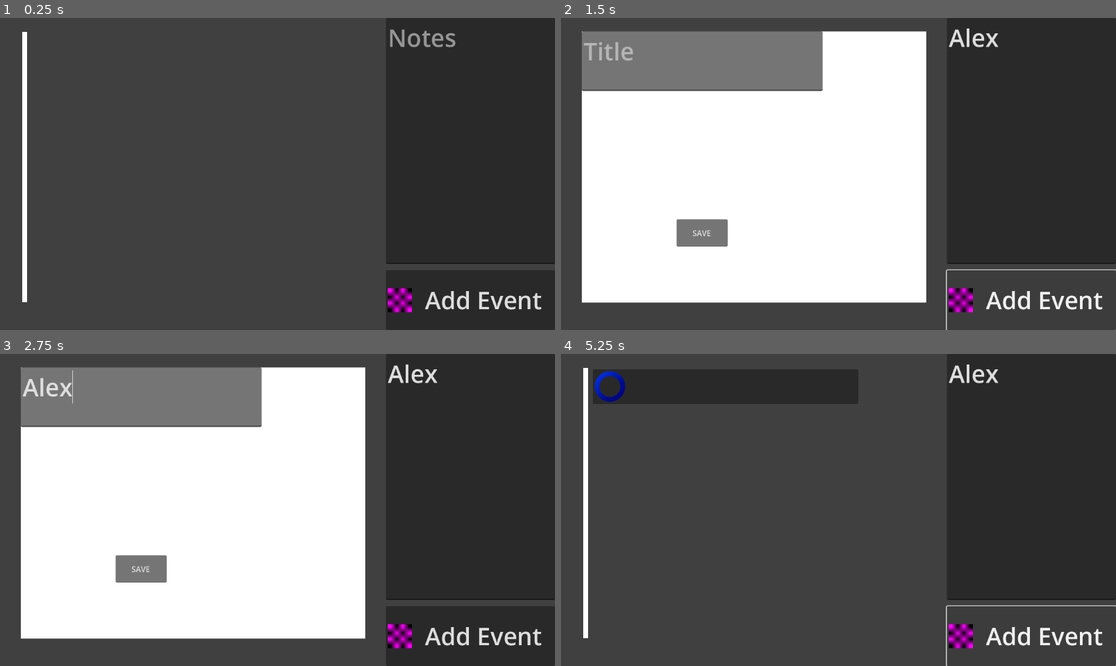
Above: before the commit, frames 1-4 (two rows, left to right).
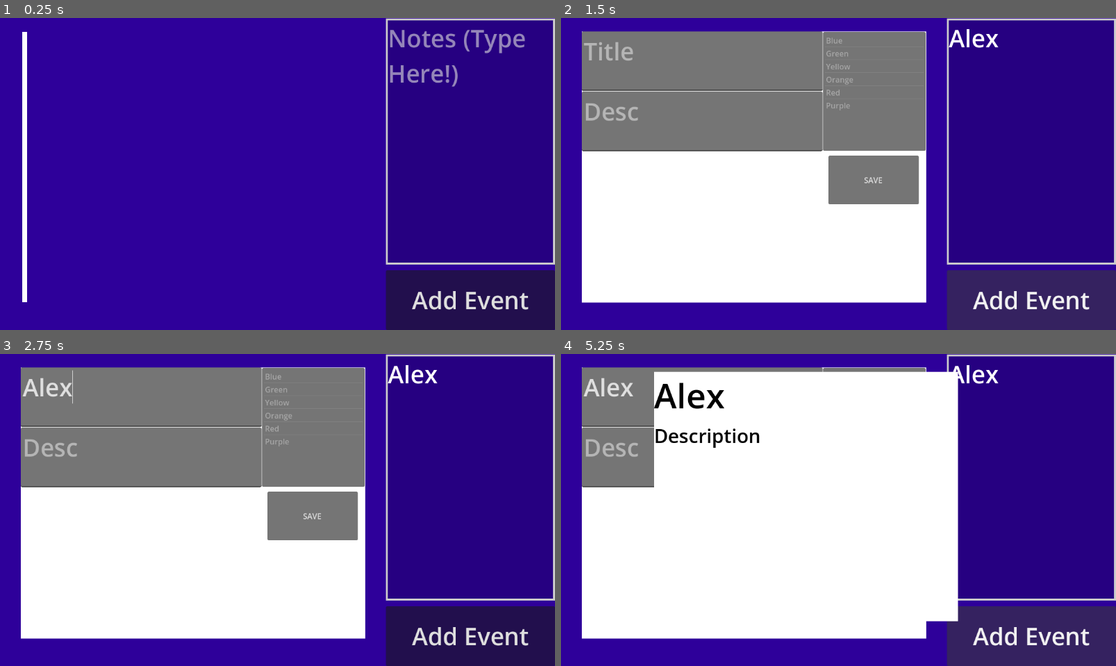
Above: after the commit, the same moments.

Repository: Rover-N/congressional-app-challenge-2025
Game: Godot game, scene res://scenes/main.tscn
Two runs of this game, one before a commit and one after it. Both use one fixed random seed, a clock stepped at 60 frames per second and the inputs below.
Inputs (mouse positions are in pixels of both pictures, inside the frame that each line leads up to):
- Up to frame 1 (0.25 s): no input
- Up to frame 2 (1.5 s): click (1032, 139) at 0.52 s; type "Alex" at 0.6 s; click "Add Event" at 1.25 s
- Up to frame 3 (2.75 s): click (138, 397) at 2.02 s; type "Alex" at 2.1 s
- Up to frame 4 (5.25 s): click "SAVE" at 2.75 s; click (727, 385) at 3.5 s; click (727, 385) at 4.25 s; click "Add Event" at 5 s

The runs differ from the first frame. In frame 1, 99% of the frame differs, in the area x 0-100%, y 0-100%; in frame 2, 65%; in frame 3, 65%; in frame 4, 99%.

Commit message:
Add event color selection and UI improvements
Introduces a color selection ItemList for events, updates event creation logic to store and display the selected color, and enhances UI elements with new styles and layout adjustments. Also moves Circle.gdshader files to the scripts directory and adds a description field to the event menu.

Diff:
--- a/scenes/main.tscn
+++ b/scenes/main.tscn
@@ -1,9 +1,15 @@
-[gd_scene load_steps=3 format=3 uid="uid://dkn2br1guakd7"]
+[gd_scene load_steps=4 format=3 uid="uid://dkn2br1guakd7"]
 
 [ext_resource type="Script" uid="uid://cucrpik5r1bd7" path="res://scripts/main.gd" id="1_o5qli"]
 
-[sub_resource type="PlaceholderTexture2D" id="PlaceholderTexture2D_o5qli"]
-size = Vector2(50, 50)
+[sub_resource type="StyleBoxFlat" id="StyleBoxFlat_o5qli"]
+bg_color = Color(0, 0, 0, 0.16078432)
+border_width_left = 4
+border_width_top = 4
+border_width_right = 4
+border_width_bottom = 4
+
+[sub_resource type="StyleBoxEmpty" id="StyleBoxEmpty_0wfyh"]
 
 [node name="Control" type="Control"]
 layout_mode = 3
@@ -21,7 +27,7 @@
 anchor_bottom = 1.0
 grow_horizontal = 2
 grow_vertical = 2
-color = Color(0.250124, 0.250124, 0.250124, 1)
+color = Color(0.18014383, 8.625031e-05, 0.6024823, 1)
 
 [node name="TextEdit" type="TextEdit" parent="ColorRect"]
 layout_mode = 1
@@ -29,10 +35,14 @@
 anchor_left = 1.0
 anchor_right = 1.0
 offset_left = -351.0
-offset_bottom = 511.0
+offset_top = 1.0
+offset_bottom = 512.0
 grow_horizontal = 0
+theme_override_colors/font_color = Color(1, 1, 1, 1)
 theme_override_font_sizes/font_size = 50
-placeholder_text = "Notes"
+theme_override_styles/normal = SubResource("StyleBoxFlat_o5qli")
+placeholder_text = "Notes (Type Here!)"
+wrap_mode = 1
 
 [node name="Line2D" type="Line2D" parent="ColorRect"]
 position = Vector2(0, -58.297)
@@ -40,16 +50,17 @@
 points = PackedVector2Array(51, 75, 51, 277.542, 51, 560)
 
 [node name="EventList" type="VBoxContainer" parent="ColorRect"]
+clip_contents = true
 layout_mode = 1
 anchors_preset = -1
 anchor_left = 0.057
 anchor_top = 0.05
 anchor_right = 0.16
 anchor_bottom = 0.9
-offset_left = 0.335999
-offset_top = -0.400002
+offset_left = 0.33599854
+offset_top = -0.40000153
 offset_right = 432.68
-offset_bottom = -0.200012
+offset_bottom = -0.2000122
 grow_vertical = 2
 
 [node name="NewEventButton" type="Button" parent="ColorRect"]
@@ -64,8 +75,8 @@
 grow_horizontal = 0
 grow_vertical = 0
 theme_override_font_sizes/font_size = 50
+theme_override_styles/focus = SubResource("StyleBoxEmpty_0wfyh")
 text = "Add Event"
-icon = SubResource("PlaceholderTexture2D_o5qli")
 
 [node name="NewEventMenu" type="ColorRect" parent="ColorRect/NewEventButton"]
 visible = false
@@ -90,13 +101,37 @@
 placeholder_text = "Title"
 wrap_mode = 1
 
+[node name="NewEventTitle2" type="TextEdit" parent="ColorRect/NewEventButton/NewEventMenu"]
+layout_mode = 0
+offset_top = 125.0
+offset_right = 500.0
+offset_bottom = 249.0
+theme_override_font_sizes/font_size = 50
+placeholder_text = "Desc"
+wrap_mode = 1
+
 [node name="SaveChanges" type="Button" parent="ColorRect/NewEventButton/NewEventMenu"]
 layout_mode = 0
-offset_left = 197.0
-offset_top = 390.0
-offset_right = 303.0
-offset_bottom = 447.0
+offset_left = 512.0
+offset_top = 257.99997
+offset_right = 699.8245
+offset_bottom = 359.0
 text = "SAVE"
+
+[node name="ColorList" type="ItemList" parent="ColorRect/NewEventButton/NewEventMenu"]
+layout_mode = 0
+offset_left = 501.0
+offset_top = 0.9999695
+offset_right = 714.0
+offset_bottom = 247.99997
+allow_search = false
+item_count = 6
+item_0/text = "Blue"
+item_1/text = "Green"
+item_2/text = "Yellow"
+item_3/text = "Orange"
+item_4/text = "Red"
+item_5/text = "Purple"
 
 [connection signal="pressed" from="ColorRect/NewEventButton" to="." method="_on_new_event_button_pressed"]
 [connection signal="pressed" from="ColorRect/NewEventButton/NewEventMenu/SaveChanges" to="." method="_on_save_changes_pressed"]
--- a/scenes/menu_button.tscn
+++ b/scenes/menu_button.tscn
@@ -1,7 +1,11 @@
-[gd_scene load_steps=9 format=3 uid="uid://cwuv53qtyh2x5"]
+[gd_scene load_steps=21 format=3 uid="uid://cwuv53qtyh2x5"]
 
-[ext_resource type="Shader" uid="uid://k3ihvv44dyyb" path="res://scenes/Circle.gdshader" id="1_sd4kj"]
+[ext_resource type="Shader" uid="uid://k3ihvv44dyyb" path="res://scripts/Circle.gdshader" id="1_sd4kj"]
 [ext_resource type="Script" uid="uid://bl5tdrdd2vhx2" path="res://scripts/menu_button.gd" id="1_xsssc"]
+
+[sub_resource type="StyleBoxFlat" id="StyleBoxFlat_sd4kj"]
+bg_color = Color(0, 0, 0, 0.5176471)
+expand_margin_bottom = 6.0
 
 [sub_resource type="Gradient" id="Gradient_hunp8"]
 colors = PackedColorArray(0, 0, 0.84313726, 0, 0.03137255, 0, 0.22745098, 0)
@@ -14,6 +18,10 @@
 font_size = 71
 font_color = Color(0, 0, 0, 1)
 
+[sub_resource type="LabelSettings" id="LabelSettings_sd4kj"]
+font_size = 40
+font_color = Color(0, 0, 0, 1)
+
 [sub_resource type="ShaderMaterial" id="ShaderMaterial_sd4kj"]
 shader = ExtResource("1_sd4kj")
 shader_parameter/center = Vector2(0.5, 0.5)
@@ -21,15 +29,54 @@
 shader_parameter/outer_radius = 0.45
 shader_parameter/feather = 0.01
 
+[sub_resource type="Gradient" id="Gradient_sd4kj"]
+colors = PackedColorArray(0, 0, 1, 1, 1.5883148e-06, 0, 0.550048, 1)
+
+[sub_resource type="GradientTexture2D" id="GradientTexture2D_fpmxc"]
+gradient = SubResource("Gradient_sd4kj")
+fill_to = Vector2(1, 1)
+
+[sub_resource type="Gradient" id="Gradient_3wbiy"]
+colors = PackedColorArray(0, 1, 0, 1, 1.2032688e-08, 0.2132566, 1.4439226e-07, 1)
+
+[sub_resource type="GradientTexture2D" id="GradientTexture2D_efe2e"]
+gradient = SubResource("Gradient_3wbiy")
+fill_to = Vector2(1, 1)
+
+[sub_resource type="Gradient" id="Gradient_omkt5"]
+colors = PackedColorArray(1, 1, 0, 1, 0.39195496, 0.391955, 9.62615e-08, 1)
+
+[sub_resource type="GradientTexture2D" id="GradientTexture2D_ho0u5"]
+gradient = SubResource("Gradient_omkt5")
+fill_to = Vector2(1, 1)
+
+[sub_resource type="Gradient" id="Gradient_jwut6"]
+colors = PackedColorArray(1, 0.5647059, 0, 1, 0.436693, 0.23381981, 0, 1)
+
+[sub_resource type="GradientTexture2D" id="GradientTexture2D_kxy86"]
+gradient = SubResource("Gradient_jwut6")
+fill_to = Vector2(1, 1)
+
 [sub_resource type="Gradient" id="Gradient_fpmxc"]
-offsets = PackedFloat32Array(0, 0.62666667, 1)
-colors = PackedColorArray(0.0099482415, 0.23879671, 0.9999996, 1, 0.0017250581, 0.041391432, 0.5557287, 1, 8.4228816e-07, 0, 0.46257508, 1)
+colors = PackedColorArray(1, 0, 0, 1, 0.3204496, 3.0683353e-07, 1.2032687e-07, 1)
 
 [sub_resource type="GradientTexture2D" id="GradientTexture2D_hunp8"]
 gradient = SubResource("Gradient_fpmxc")
 fill_to = Vector2(1, 1)
 
+[sub_resource type="Gradient" id="Gradient_kng5l"]
+colors = PackedColorArray(0.6745098, 0, 1, 1, 0.35104153, 0.0009825893, 0.5320654, 1)
+
+[sub_resource type="GradientTexture2D" id="GradientTexture2D_6o07e"]
+gradient = SubResource("Gradient_kng5l")
+fill_to = Vector2(1, 1)
+
 [node name="MenuButton" type="Button"]
+theme_override_styles/normal = SubResource("StyleBoxFlat_sd4kj")
+theme_override_styles/pressed = SubResource("StyleBoxFlat_sd4kj")
+theme_override_styles/hover = SubResource("StyleBoxFlat_sd4kj")
+theme_override_styles/disabled = SubResource("StyleBoxFlat_sd4kj")
+theme_override_styles/focus = SubResource("StyleBoxFlat_sd4kj")
 icon = SubResource("GradientTexture2D_3wbiy")
 script = ExtResource("1_xsssc")
 
@@ -37,7 +84,7 @@
 
 [node name="EventMenuShow" type="ColorRect" parent="Screen"]
 visible = false
-offset_left = 306.0
+offset_left = 193.0
 offset_top = 37.0
 offset_right = 824.0
 offset_bottom = 555.0
@@ -49,9 +96,58 @@
 text = "Name"
 label_settings = SubResource("LabelSettings_fpmxc")
 
-[node name="TextureRect" type="TextureRect" parent="."]
+[node name="Desc" type="Label" parent="Screen/EventMenuShow"]
+layout_mode = 0
+offset_top = 105.0
+offset_right = 222.0
+offset_bottom = 202.0
+text = "Description"
+label_settings = SubResource("LabelSettings_sd4kj")
+
+[node name="Blue" type="TextureRect" parent="."]
+visible = false
+material = SubResource("ShaderMaterial_sd4kj")
+layout_mode = 0
+offset_right = 71.0
+offset_bottom = 71.0
+texture = SubResource("GradientTexture2D_fpmxc")
+
+[node name="Green" type="TextureRect" parent="."]
+visible = false
+material = SubResource("ShaderMaterial_sd4kj")
+layout_mode = 0
+offset_right = 71.0
+offset_bottom = 71.0
+texture = SubResource("GradientTexture2D_efe2e")
+
+[node name="Yellow" type="TextureRect" parent="."]
+visible = false
+material = SubResource("ShaderMaterial_sd4kj")
+layout_mode = 0
+offset_right = 71.0
+offset_bottom = 71.0
+texture = SubResource("GradientTexture2D_ho0u5")
+
+[node name="Orange" type="TextureRect" parent="."]
+visible = false
+material = SubResource("ShaderMaterial_sd4kj")
+layout_mode = 0
+offset_right = 71.0
+offset_bottom = 71.0
+texture = SubResource("GradientTexture2D_kxy86")
+
+[node name="Red" type="TextureRect" parent="."]
+visible = false
 material = SubResource("ShaderMaterial_sd4kj")
 layout_mode = 0
 offset_right = 71.0
 offset_bottom = 71.0
 texture = SubResource("GradientTexture2D_hunp8")
+
+[node name="Purple" type="TextureRect" parent="."]
+visible = false
+material = SubResource("ShaderMaterial_sd4kj")
+layout_mode = 0
+offset_right = 71.0
+offset_bottom = 71.0
+texture = SubResource("GradientTexture2D_6o07e")
--- a/scripts/main.gd
+++ b/scripts/main.gd
@@ -16,12 +16,16 @@
 	var eventData = {
 		"title" : "Placeholder Title",
 		"description" : "Placeholder Description",
+		"color" : "Blue",
 		"time" : null
 	}
 
 	#We should use checks to make sure the new data is valid, here I make sure there is something typed
 	if $ColorRect/NewEventButton/NewEventMenu/NewEventTitle.text != null and $ColorRect/NewEventButton/NewEventMenu/NewEventTitle.text != "":
 		eventData["title"] = $ColorRect/NewEventButton/NewEventMenu/NewEventTitle.text
+
+	if $ColorRect/NewEventButton/NewEventMenu/ColorList.get_selected_items().size() >= 1:
+		eventData["color"] = $ColorRect/NewEventButton/NewEventMenu/ColorList.get_item_text($ColorRect/NewEventButton/NewEventMenu/ColorList.get_selected_items()[0])
 
 	#This should go after all data is set to what we want it to be
 	events.append(eventData)
@@ -32,8 +36,11 @@
 
 	#Start to update UI
 	event.get_node("Screen/EventMenuShow/Title").text = eventData["title"]
+	event.get_node(".").text = eventData["title"]
+	event.get_node(eventData["color"]).visible = true
 
 	$ColorRect/EventList.add_child(event)
+	$ColorRect/NewEventButton/NewEventMenu.visible = false
 
 func close_all(buttonIndex):
 	for child in $ColorRect/EventList.get_children():
Renamed: scenes/Circle.gdshader -> scripts/Circle.gdshader
Renamed: scenes/Circle.gdshader.uid -> scripts/Circle.gdshader.uid
